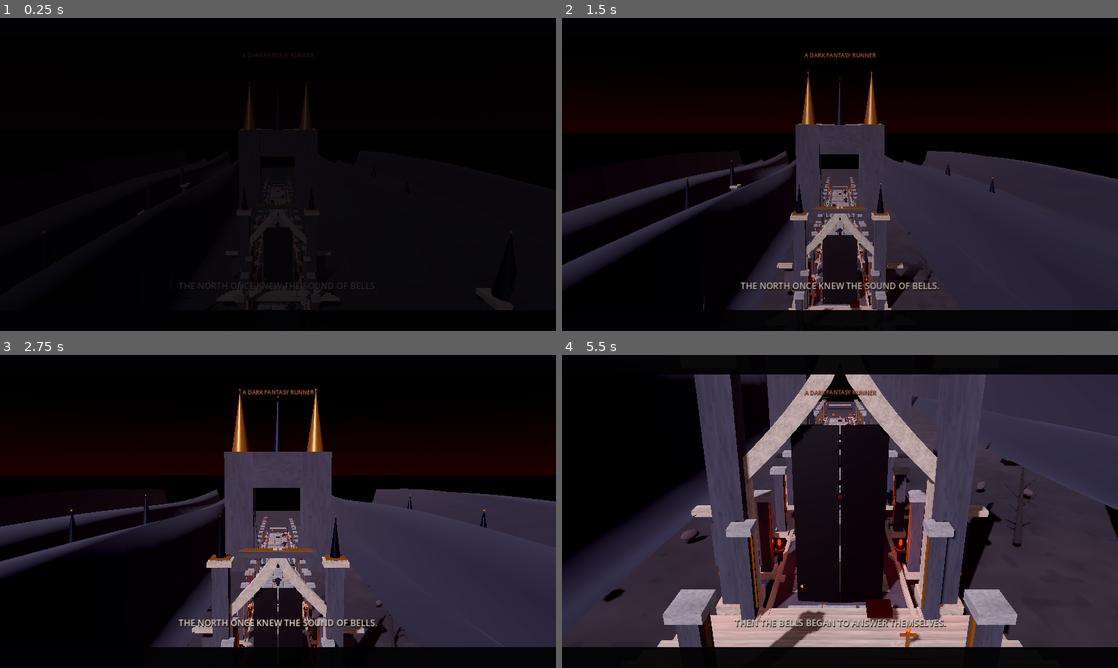
Above: before the commit, frames 1-4 (two rows, left to right).
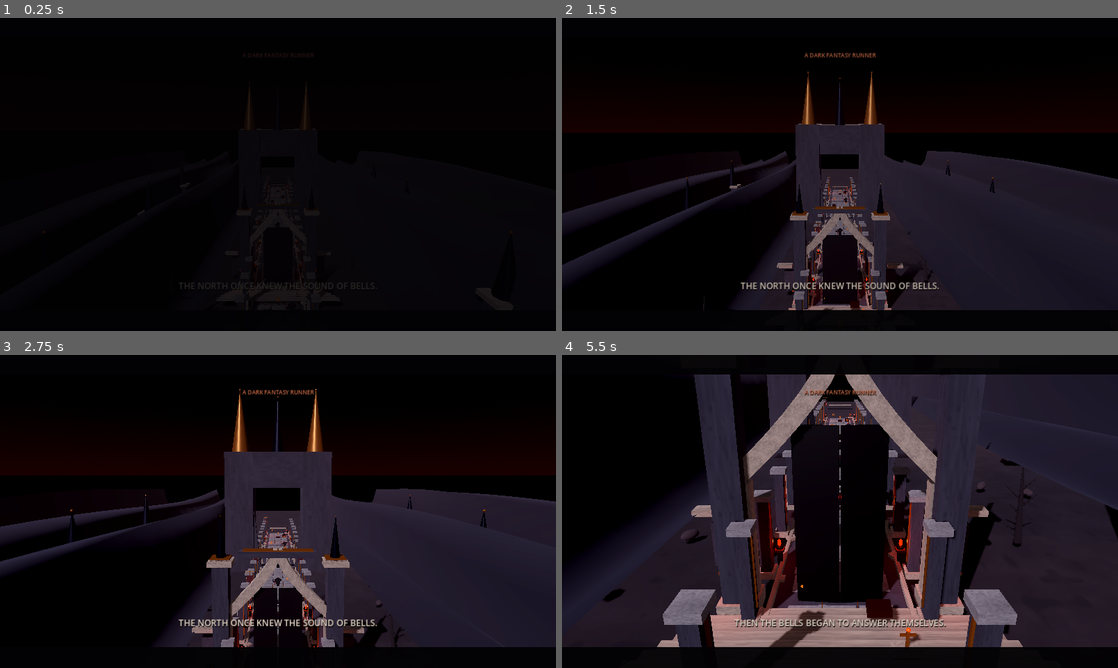
Above: after the commit, the same moments.

Repository: nebiladonay-hash/blackthorn-oath
Game: Godot game, scene res://scenes/main.tscn
Two runs of this game, one before a commit and one after it. Both use one fixed random seed, a clock stepped at 60 frames per second and the inputs below.
Inputs (mouse positions are in pixels of both pictures, inside the frame that each line leads up to):
- Up to frame 1 (0.25 s): no input
- Up to frame 2 (1.5 s): move the mouse to (962, 158) at 0.52 s; hold D (lane_right) 0.53-1.28 s; tap F (attack) at 0.6 s; click (962, 158) at 0.67 s; tap Space (jump) at 0.77 s; move the mouse to (728, 190) at 1.27 s; hold A (lane_left) from 1.28 s (still down); tap S (slide) at 1.35 s
- Up to frame 3 (2.75 s): tap Space (jump) at 1.52 s; move the mouse to (333, 442) at 2.02 s; release A (lane_left) at 2.03 s; hold D (lane_right) from 2.03 s (still down); tap F (attack) at 2.1 s
- Up to frame 4 (5.5 s): move the mouse to (812, 574) at 2.77 s; tap S (slide) at 2.85, 4.35 s; click (812, 574) at 2.92 s; tap Space (jump) at 3.02, 3.77, 4.52 s; move the mouse to (1006, 558) at 3.52 s; release D (lane_right) at 3.53 s; hold A (lane_left) from 3.53 s (still down); tap F (attack) at 3.6, 5.1 s; move the mouse to (673, 464) at 4.27 s; move the mouse to (867, 511) at 5.02 s; click (867, 511) at 5.17 s

The runs differ from the first frame. In frame 2, 2.1% of the frame differs, in the area x 22-78%, y 17-94%; in frame 3, 7.1%; in frame 4, 26%, in the area x 0-100%, y 6-94%.

Commit message:
Improve cinematic hero framing and dark-fantasy lighting

Diff:
--- a/scripts/main.gd
+++ b/scripts/main.gd
@@ -214,8 +214,8 @@
 	environment.sky = sky
 	environment.ambient_light_source = Environment.AMBIENT_SOURCE_COLOR
 	environment.ambient_light_color = Color(0.52, 0.50, 0.58)
-	environment.ambient_light_energy = 1.38
-	environment.tonemap_exposure = 1.12
+	environment.ambient_light_energy = 0.88
+	environment.tonemap_exposure = 0.98
 	environment.tonemap_mode = Environment.TONE_MAPPER_FILMIC
 	environment.glow_enabled = true
 	environment.glow_intensity = 0.42
@@ -233,7 +233,7 @@
 	var moonlight := DirectionalLight3D.new()
 	moonlight.rotation_degrees = Vector3(-35, -28, 0)
 	moonlight.light_color = Color(0.76, 0.79, 0.92)
-	moonlight.light_energy = 1.8
+	moonlight.light_energy = 1.28
 	moonlight.shadow_enabled = true
 	moonlight.directional_shadow_max_distance = 95.0
 	moonlight.shadow_bias = 0.035
@@ -972,7 +972,8 @@
 		_set_cinematic_copy("THE KINGDOM FELL. THE DEAD REMAINED.", "", 0.0)
 	elif t < 15.0:
 		var amount: float = _ease((t - 11.5) / 3.5)
-		camera.global_position = Vector3(0.4, 2.5, -8.4).lerp(Vector3(0.2, 2.75, -7.8), amount)
+		player.face_for_menu()
+		camera.global_position = Vector3(0.4, 2.5, 6.6).lerp(Vector3(0.2, 2.75, 6.0), amount)
 		camera.look_at(Vector3(0.0, 1.05, -3.0), Vector3.UP)
 		camera.fov = lerpf(40.0, 44.0, amount)
 		_set_cinematic_copy("ONE KNIGHT. ONE ROAD. NO WAY BACK.", "", 0.0)
